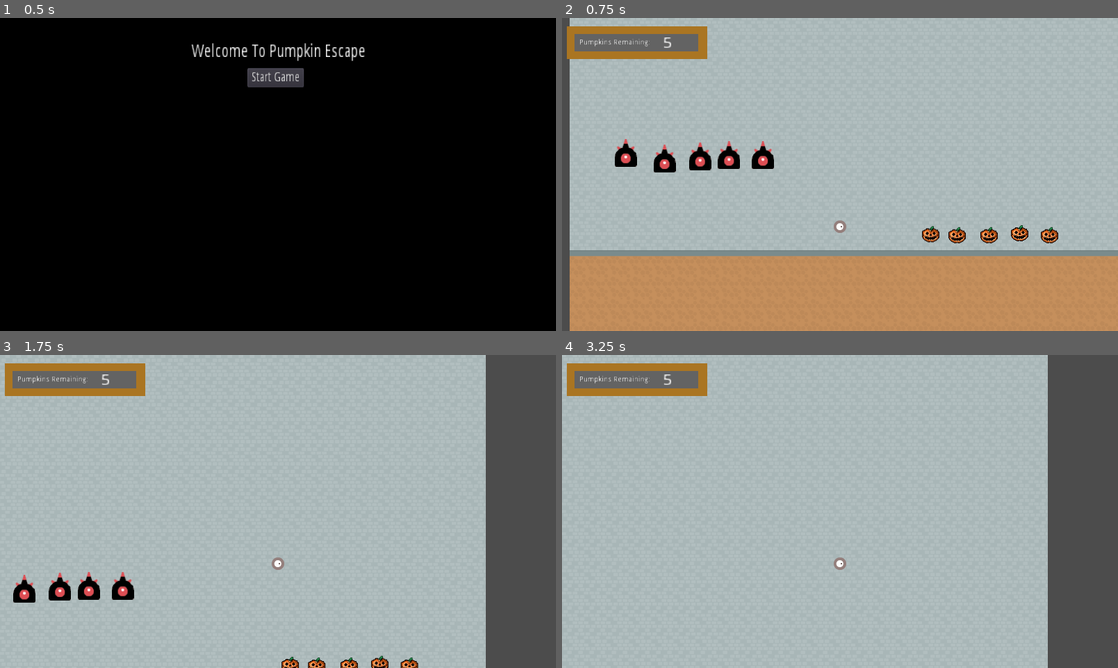
Above: before the commit, frames 1-4 (two rows, left to right).
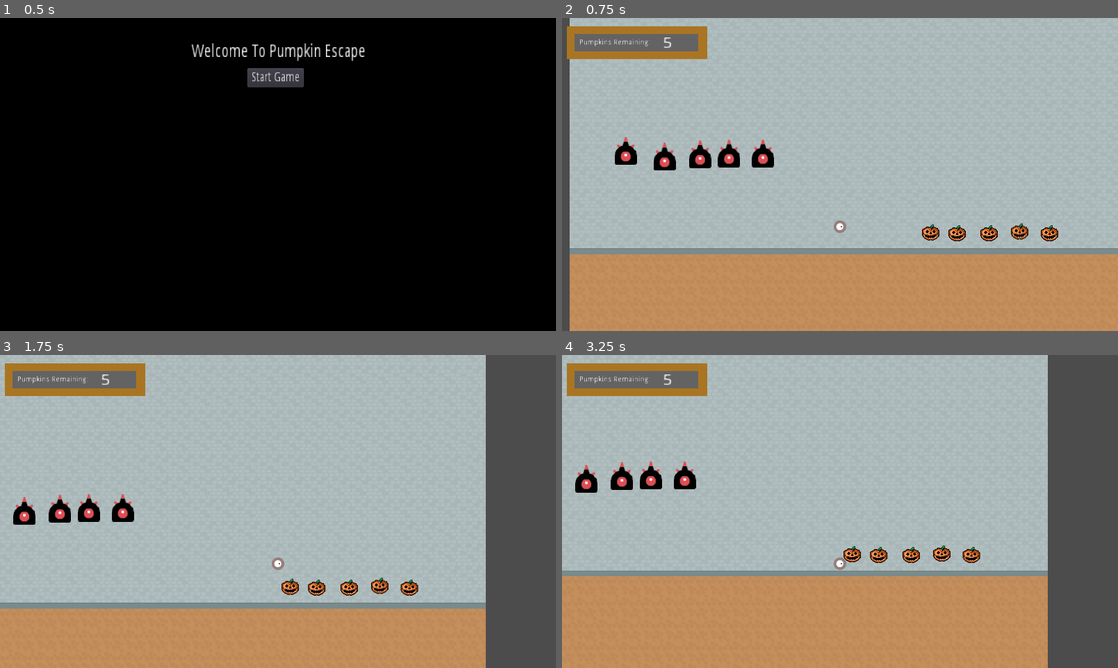
Above: after the commit, the same moments.

Repository: afoster1234/Jam
Game: Godot game, scene res://src/Start.tscn
Same seed, same stepped clock (60 frames per second), same inputs: the game is played once before the commit and once after it.
Inputs:
- Up to frame 1 (0.5 s): no input
- Up to frame 2 (0.75 s): click "Start Game" at 0.5 s
- Up to frame 3 (1.75 s): hold D (walk_right) from 1.28 s (still down); tap Space (jump) at 1.52 s
- Up to frame 4 (3.25 s): release D (walk_right) at 2.03 s; hold A (walk_left) 2.03-2.78 s; tap Space (jump) at 2.27 s; hold D (walk_right) from 2.78 s (still down)

Frame 1 is identical in both runs. In frame 2, 2.4% of the frame differs, in the area x 1-100%, y 38-77%; in frame 3, 21%; in frame 4, 29%, in the area x 0-88%, y 34-100%.

Commit message:
Changes var modifiers

Diff:
--- a/project/src/Player.gd
+++ b/project/src/Player.gd
@@ -1,7 +1,7 @@
 extends KinematicBody2D
 
-const GRAVITY := 5
-const JUMP := 1500
+const GRAVITY := 10
+const JUMP := 500
 const SPEED := 500
 
 onready var ground_ray := get_node("RayCast2D")
